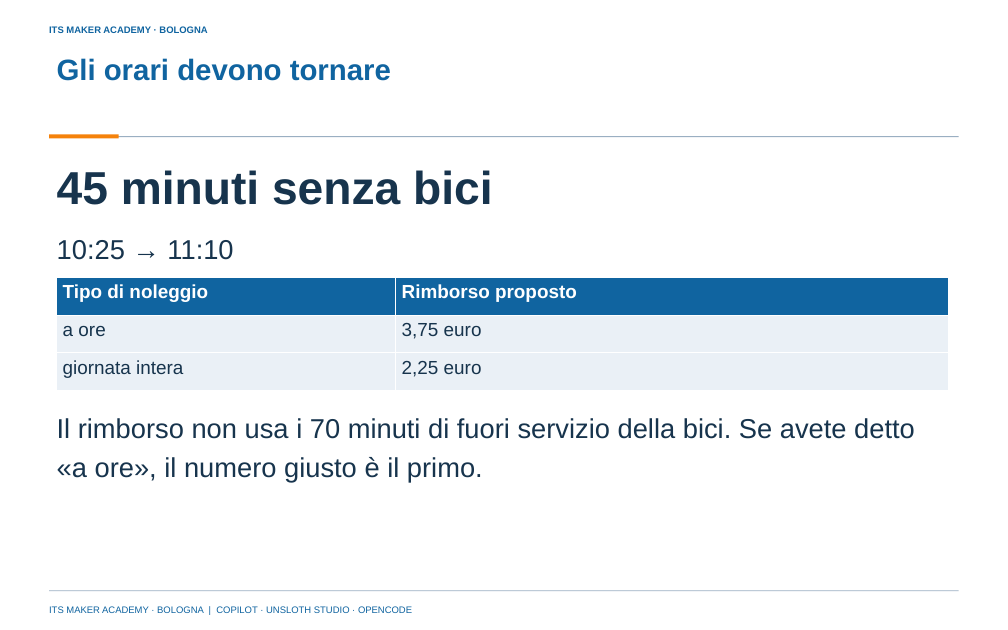
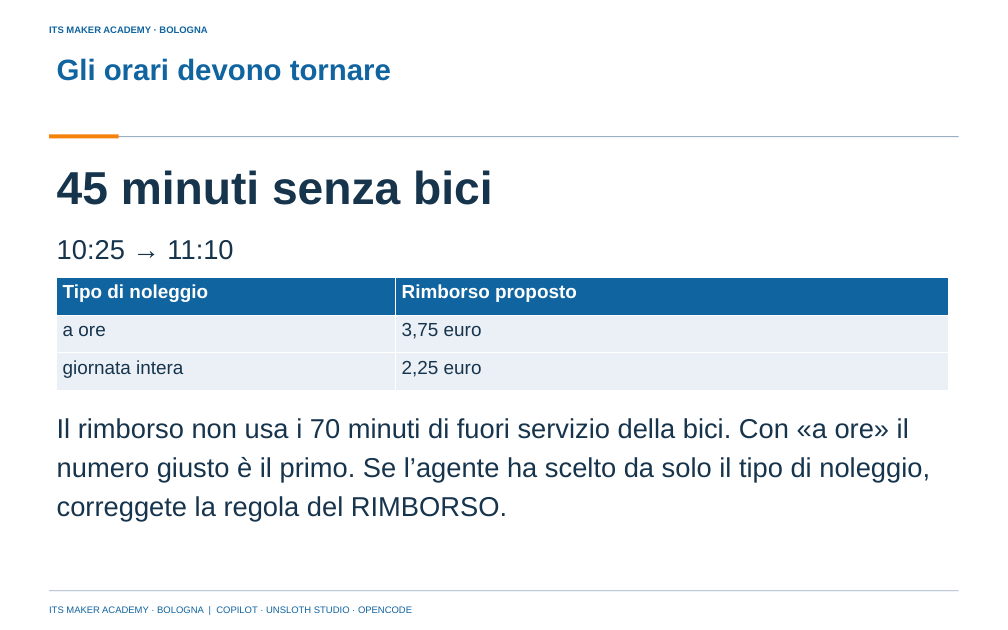
Before and after one commit to franzo9393/ITSCorso_UnslothStudio-Git, a slide deck: slide 17 of lezione 5 - coordinatore, Unsloth Studio e opencode/Lezione5_Coordinatore_Unsloth_Studio_e_opencode_ITS_MAKER.pptx (slide 16 before the commit). Drawn at 1008x630 pixels with LibreOffice and Linux fonts; fonts in the diff are those of the drawing; background and template pictures are left out. Boxes give left, top, right and bottom in pixels: in the first picture for what was removed or moved away, otherwise in the second. Text is boxed around its words. In the diff, an @@ line names an element or a change of style, - is before the commit and + after.

```diff
--- a/lezione 5 - coordinatore, Unsloth Studio e opencode/Lezione5_Coordinatore_Unsloth_Studio_e_opencode_ITS_MAKER.pptx
+++ b/lezione 5 - coordinatore, Unsloth Studio e opencode/Lezione5_Coordinatore_Unsloth_Studio_e_opencode_ITS_MAKER.pptx
@@ text at <box>57,418,930,521</box>: text changed @@
-Il rimborso non usa i 70 minuti di fuori servizio della bici. Se avete detto «a ore», il numero giusto è il primo.
+Il rimborso non usa i 70 minuti di fuori servizio della bici. Con «a ore» il numero giusto è il primo. Se l’agente ha scelto da solo il tipo di noleggio, correggete la regola del RIMBORSO.
```
Also in this commit, not shown: 20 other slides changed, 2 slides added, 1 slide removed, 12 other files.
